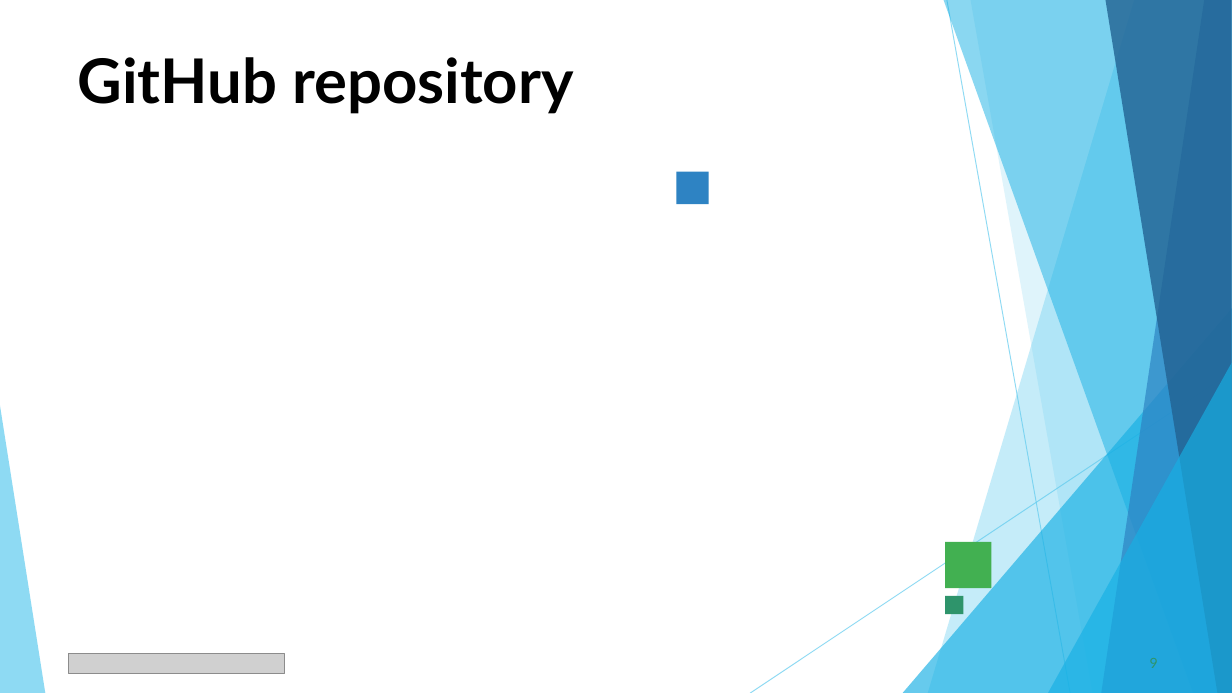
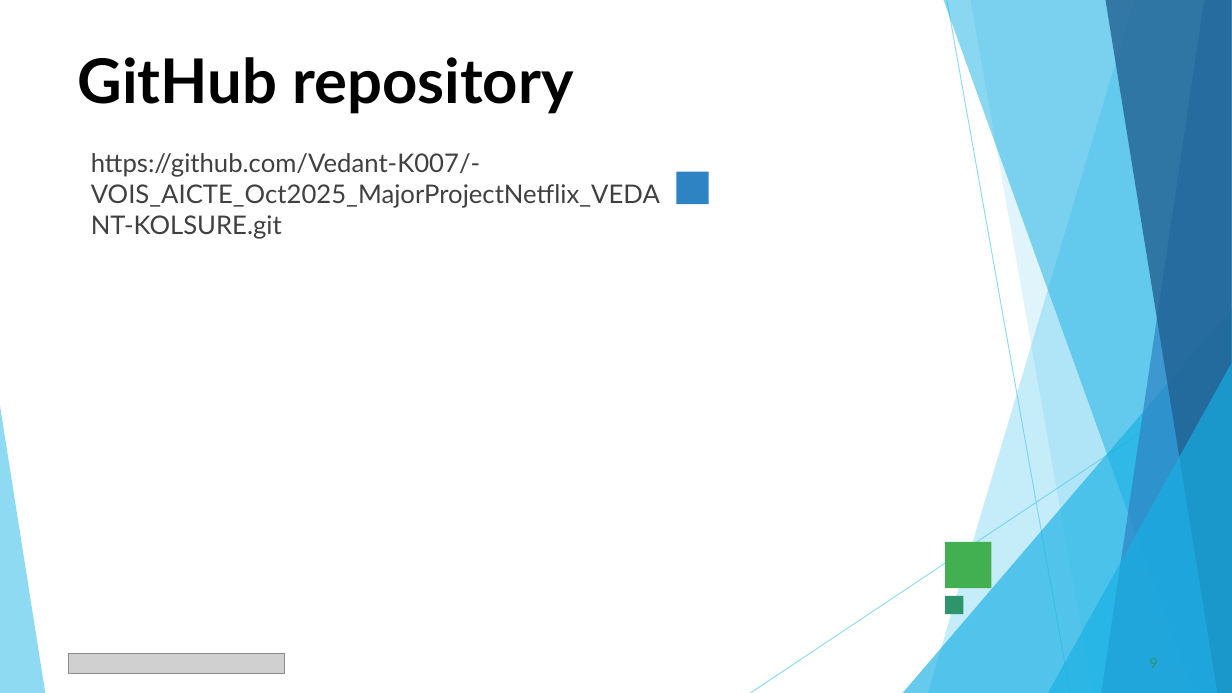
Before and after one commit to Vedant-K007/-VOIS_AICTE_Oct2025_MajorProjectNetflix_VEDANT-KOLSURE, a slide deck: slide 9 of VEDANTKOLSURE_Netflix Data Analysis Project PPT.pptx. Drawn at 1232x693 pixels with LibreOffice and Linux fonts; fonts in the diff are those of the drawing; grey boxes stand for pictures. Boxes give left, top, right and bottom in pixels: in the first picture for what was removed or moved away, otherwise in the second. Text is boxed around its words. In the diff, an @@ line names an element or a change of style, - is before the commit and + after.

```diff
--- a/VEDANTKOLSURE_Netflix Data Analysis Project PPT.pptx
+++ b/VEDANTKOLSURE_Netflix Data Analysis Project PPT.pptx
@@ text added at <box>91,153,660,239</box>, 20 pt, text #404040 @@
+https://github.com/Vedant-K007/-VOIS_AICTE_Oct2025_MajorProjectNetflix_VEDANT-KOLSURE.git
```
